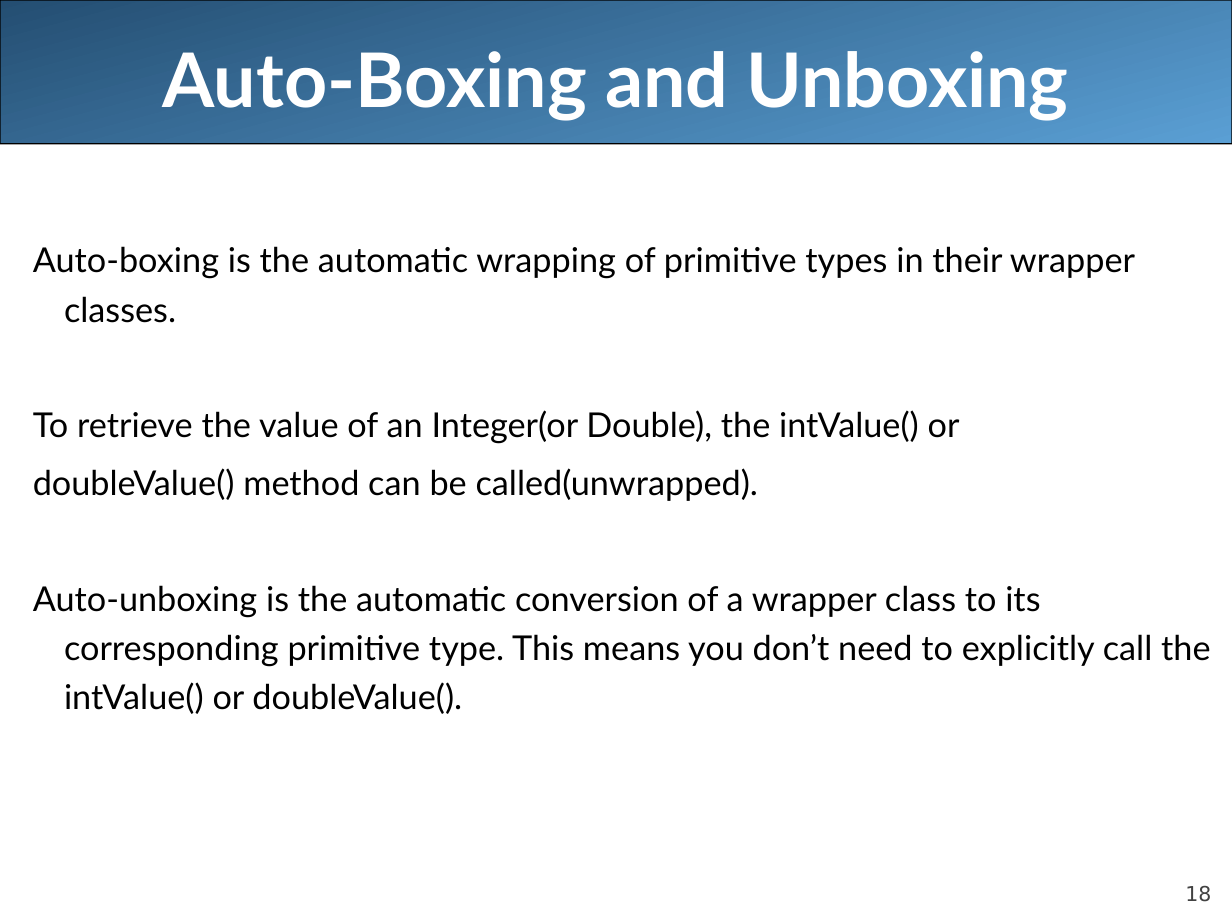
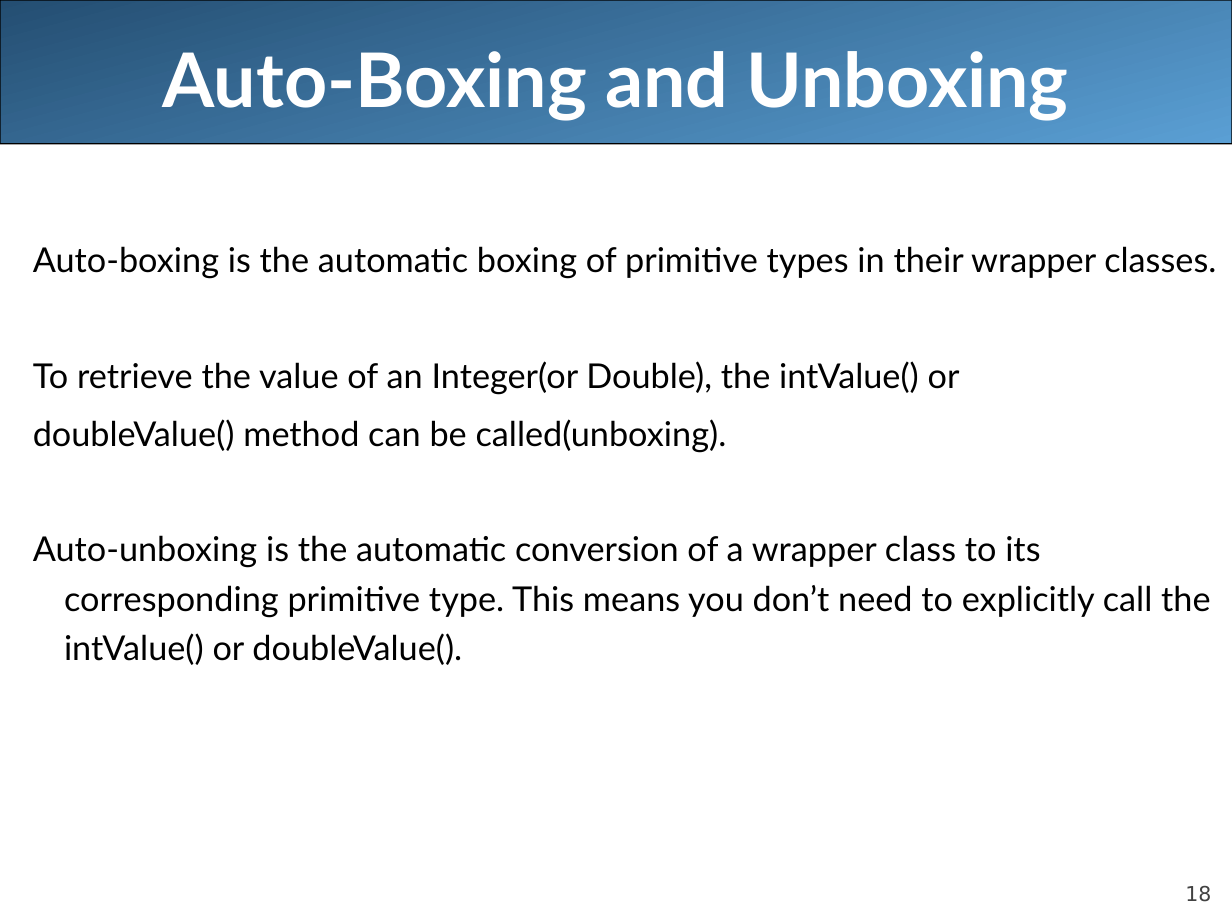
Before and after one commit to LongBaoNguyen/longbaonguyen.github.io, a slide deck: slide 18 of courses/apcsa/lecture7.ppt. Drawn at 1232x924 pixels with LibreOffice and Linux fonts; fonts in the diff are those of the drawing. Boxes give left, top, right and bottom in pixels: in the first picture for what was removed or moved away, otherwise in the second. Text is boxed around its words. In the diff, an @@ line names an element or a change of style, - is before the commit and + after.

```diff
--- a/courses/apcsa/lecture7.ppt
+++ b/courses/apcsa/lecture7.ppt
@@ text at (x1=33, y1=246, x2=1216, y2=279): text changed @@
-Auto-boxing is the automatic wrapping of primitive types in their wrapper classes.
+Auto-boxing is the automatic boxing of primitive types in their wrapper classes.
@@ text at (x1=33, y1=419, x2=727, y2=452): text changed @@
-doubleValue() method can be called(unwrapped).
+doubleValue() method can be called(unboxing).
```
Also in this commit, not shown: 4 other slides changed, 1 slide added, 1 slide removed, 1 other file.
